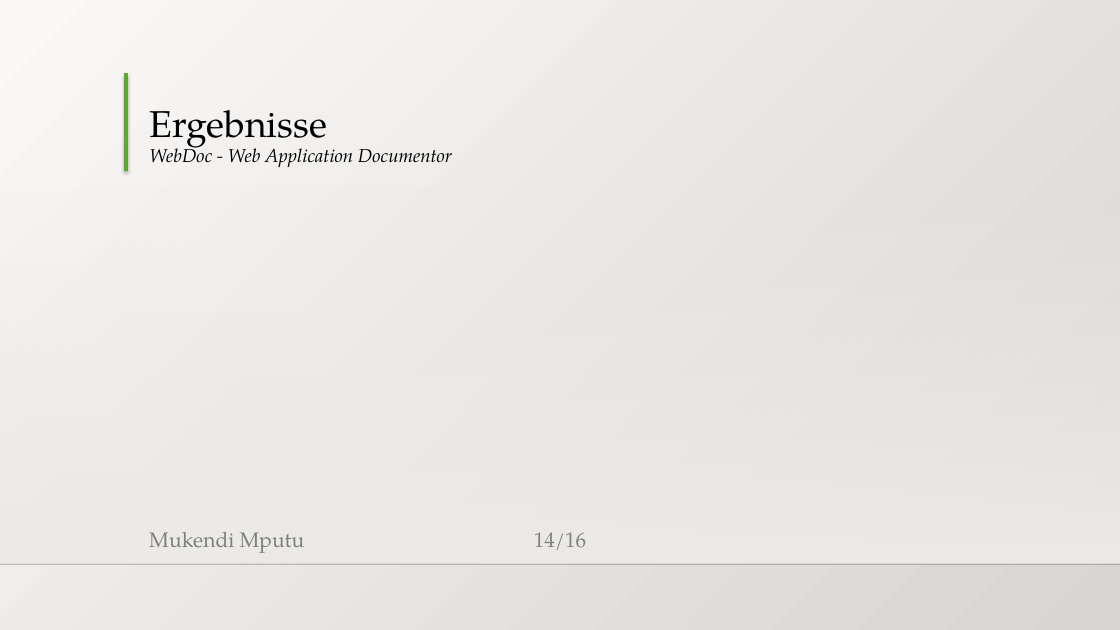
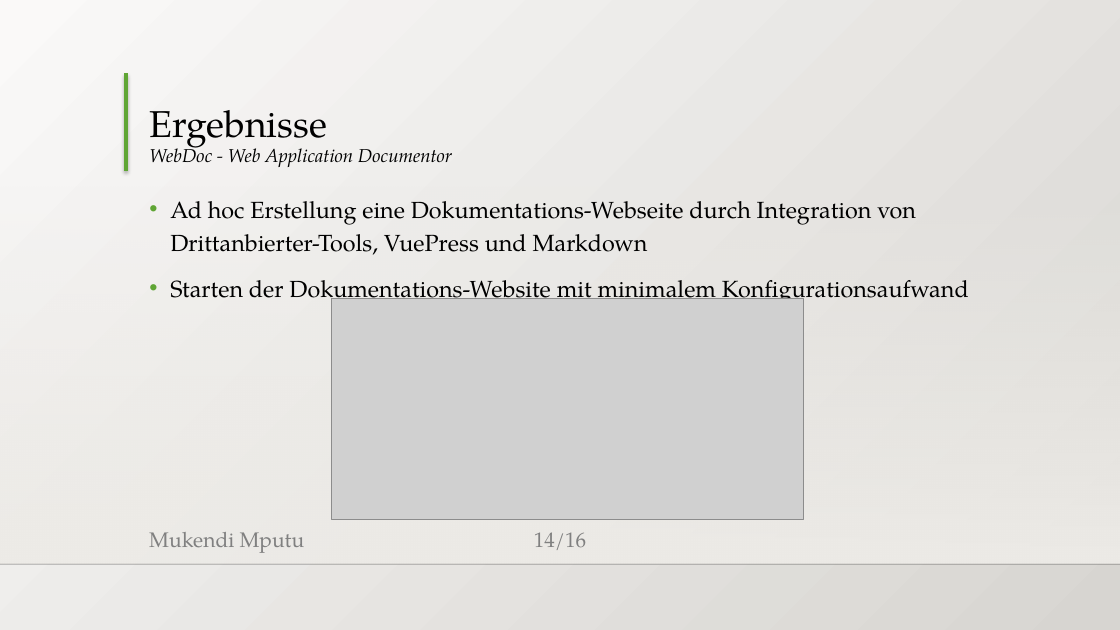
Before and after one commit to MukendiMputu/BachelorThesis, a slide deck: slide 14 of Abschlussvortrag.pptx. Drawn at 1120x630 pixels with LibreOffice and Linux fonts; fonts in the diff are those of the drawing; grey boxes stand for pictures; background and template pictures are left out. Boxes give left, top, right and bottom in pixels: in the first picture for what was removed or moved away, otherwise in the second. Text is boxed around its words. In the diff, an @@ line names an element or a change of style, - is before the commit and + after.

```diff
--- a/Abschlussvortrag.pptx
+++ b/Abschlussvortrag.pptx
@@ text added at bbox=[170, 201, 969, 306], 20 pt, text #000000 @@
+• Ad hoc Erstellung eine Dokumentations-Webseite durch Integration von Drittanbierter-Tools, VuePress und Markdown
+• Starten der Dokumentations-Website mit minimalem Konfigurationsaufwand
@@ picture added at bbox=[332, 298, 804, 519] @@
```
Also in this commit, not shown: 1 other slide changed, 1 slide removed, 5 other files.
